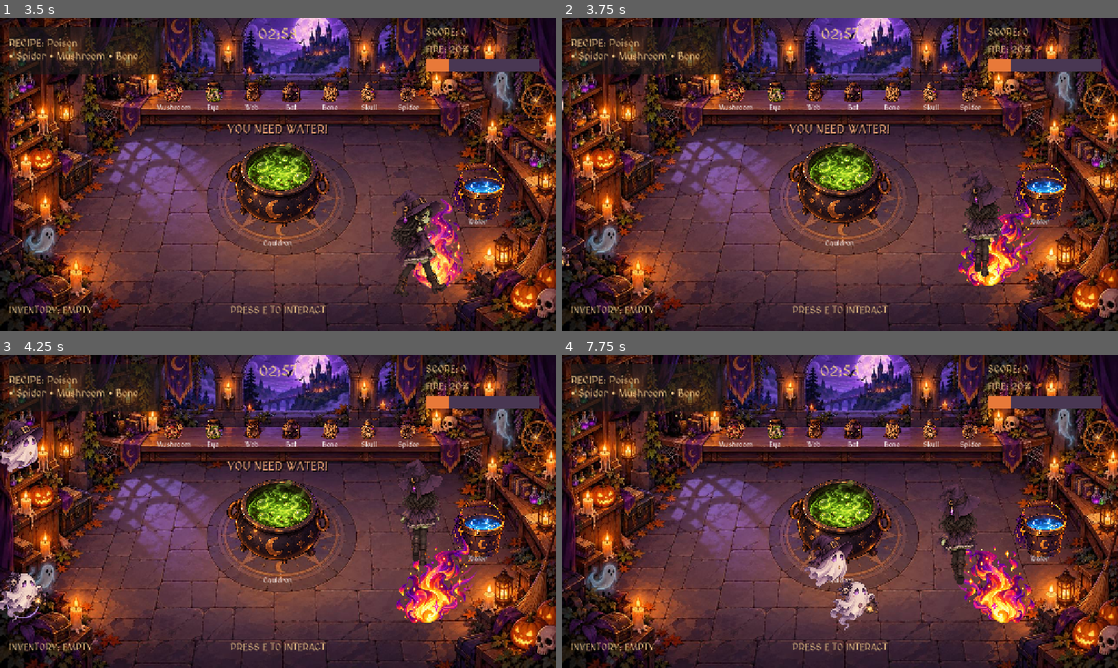
Above: before the commit, frames 1-4 (two rows, left to right).
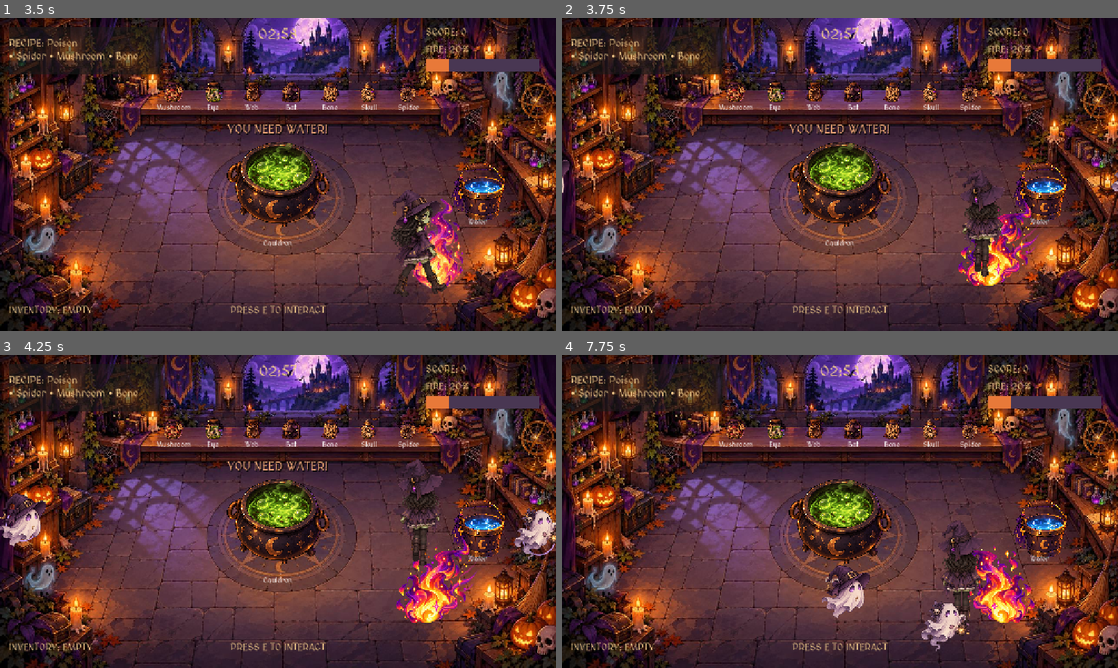
Above: after the commit, the same moments.

Repository: ryadoviy/HellsShift
Game: Godot game, scene res://main.tscn
The game is run twice, just before and just after one commit, with the same random seed, the same clock (stepped at 60 frames per second) and the same inputs.
Inputs (mouse positions are in pixels of both pictures, inside the frame that each line leads up to):
- Up to frame 1 (3.5 s): click "PLAY" at 0.5 s; tap E (interact) at 1.25, 2, 2.1, 2.75 s; move the mouse to (400, 158) at 1.27 s; hold D (move_right) 1.28-2.03 s; hold Q (drop_item) 1.28-2.03 s; click (400, 158) at 1.42 s; move the mouse to (166, 190) at 2.02 s; hold S (move_down) 2.03-2.78 s; move the mouse to (333, 105) at 2.77 s; hold D (move_right) from 2.78 s (still down); tap H at 2.85 s
- Up to frame 2 (3.75 s): tap E (interact) at 3.5 s; move the mouse to (812, 237) at 3.52 s; release D (move_right) at 3.53 s; hold W (move_up) from 3.53 s (still down); tap Q (drop_item) at 3.6 s; click (812, 237) at 3.67 s
- Up to frame 3 (4.25 s): keep holding W (move_up)
- Up to frame 4 (7.75 s): tap E (interact) at 4.25, 6.6 s; move the mouse to (1006, 558) at 4.27 s; release W (move_up) at 4.28 s; hold E (interact) 4.28-5.03 s; hold A (move_left) 4.28-5.78 s; move the mouse to (673, 464) at 5.02 s; tap H at 5.1, 7.35 s; move the mouse to (867, 511) at 5.77 s; hold S (move_down) 5.78-6.53 s; hold Q (drop_item) 5.78-6.53 s; click (867, 511) at 5.92 s; move the mouse to (756, 433) at 6.52 s; hold D (move_right) 6.53-7.28 s; move the mouse to (962, 495) at 7.27 s; hold W (move_up) from 7.28 s (still down)

Frame 1 is identical in both runs. In frame 2, 0.2% of the frame differs, in the area x 0-100%, y 19-80%; in frame 3, 3.2%; in frame 4, 3.8%, in the area x 43-76%, y 42-95%.

Commit message:
Spawn normal ghosts from opposite sides
Co-authored-by: Copilot <223556219+Copilot@users.noreply.github.com>

Diff:
--- a/game_manager.gd
+++ b/game_manager.gd
@@ -108,7 +108,13 @@
 			config.fire_growth_interval = 10.0
 			config.fire_growth_amount = 5.0
 			config.potions_for_water = 3
-			gameplay.ghost_system.configure(20.0, 2, 4.0, 5.0)
+			gameplay.ghost_system.configure(
+				20.0,
+				2,
+				4.0,
+				5.0,
+				true
+			)
 
 		"HARD":
 			config.fire_growth_interval = 7.0
@@ -120,7 +126,13 @@
 			config.fire_growth_interval = 10.0
 			config.fire_growth_amount = 5.0
 			config.potions_for_water = 3
-			gameplay.ghost_system.configure(20.0, 2, 4.0, 5.0)
+			gameplay.ghost_system.configure(
+				20.0,
+				2,
+				4.0,
+				5.0,
+				true
+			)
 
 	print("DIFFICULTY: ", selected_difficulty)
 	print("FIRE EVERY: ", config.fire_growth_interval, "s")
--- a/ghost_system.gd
+++ b/ghost_system.gd
@@ -20,6 +20,7 @@
 var wave_cooldown_active: bool = false
 var animation_time: float = 0.0
 var wave_spawn_index: int = 0
+var normal_difficulty: bool = false
 
 var ghost_animations: Array[SpriteFrames] = []
 
@@ -79,12 +80,14 @@
 	interval: float,
 	limit: int,
 	duration: float,
-	hunt_time: float
+	hunt_time: float,
+	use_opposite_sides: bool = false
 ) -> void:
 	spawn_interval = maxf(1.0, interval)
 	max_ghosts = clampi(limit, 0, 6)
 	block_duration = maxf(0.1, duration)
 	hunt_duration = maxf(0.1, hunt_time)
+	normal_difficulty = use_opposite_sides
 
 
 func reset() -> void:
@@ -212,6 +215,13 @@
 		Vector2(-70.0, 560.0),
 		Vector2(1350.0, 360.0)
 	]
+
+	if normal_difficulty:
+		spawn_layout = [
+			Vector2(-70.0, 360.0),
+			Vector2(1350.0, 360.0)
+		]
+
 	var layout_index: int = mini(
 		spawn_index,
 		spawn_layout.size() - 1
